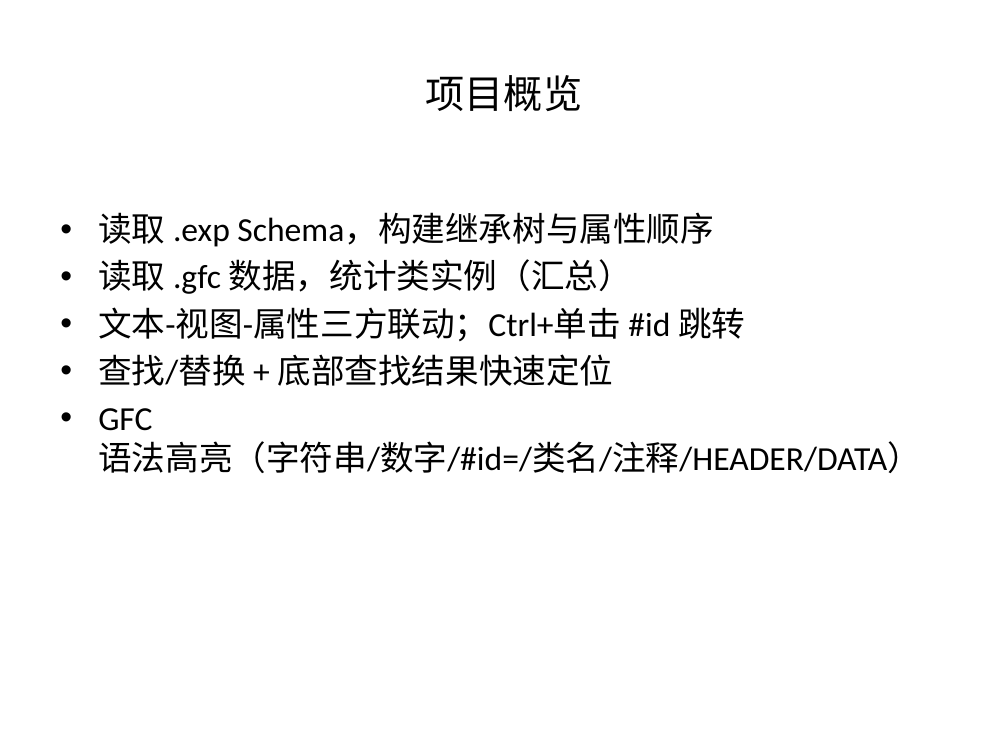
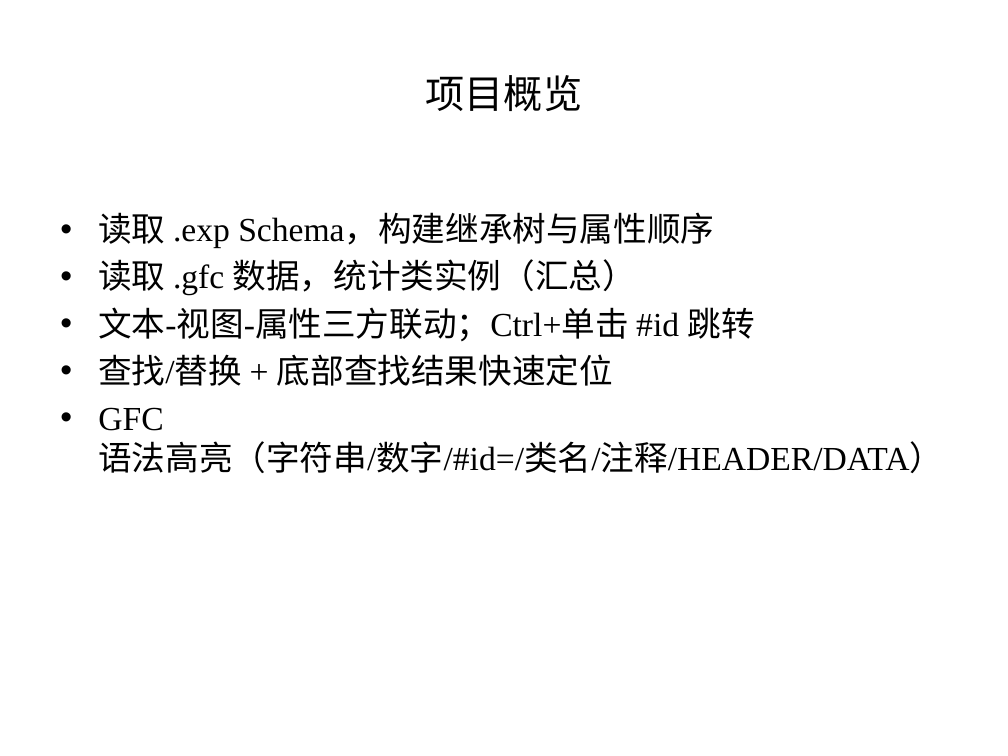
Before and after one commit to azadkong/TOT2025, a slide deck: slide 3 of TOT2025_presentation.pptx (slide 2 before the commit). Drawn at 1008x756 pixels with LibreOffice and Linux fonts; fonts in the diff are those of the drawing. Boxes give left, top, right and bottom in pixels: in the first picture for what was removed or moved away, otherwise in the second. Text is boxed around its words. In the diff, an @@ line names an element or a change of style, - is before the commit and + after.

```diff
--- a/TOT2025_presentation.pptx
+++ b/TOT2025_presentation.pptx
@@ text "读取 .exp Schema，构建继承树与属性顺序" at box(98, 212, 943, 473): font Calibri to Times New Roman @@
```
Also in this commit, not shown: 9 other slides changed, 4 slides added, 2 slides removed, 1 other file.
